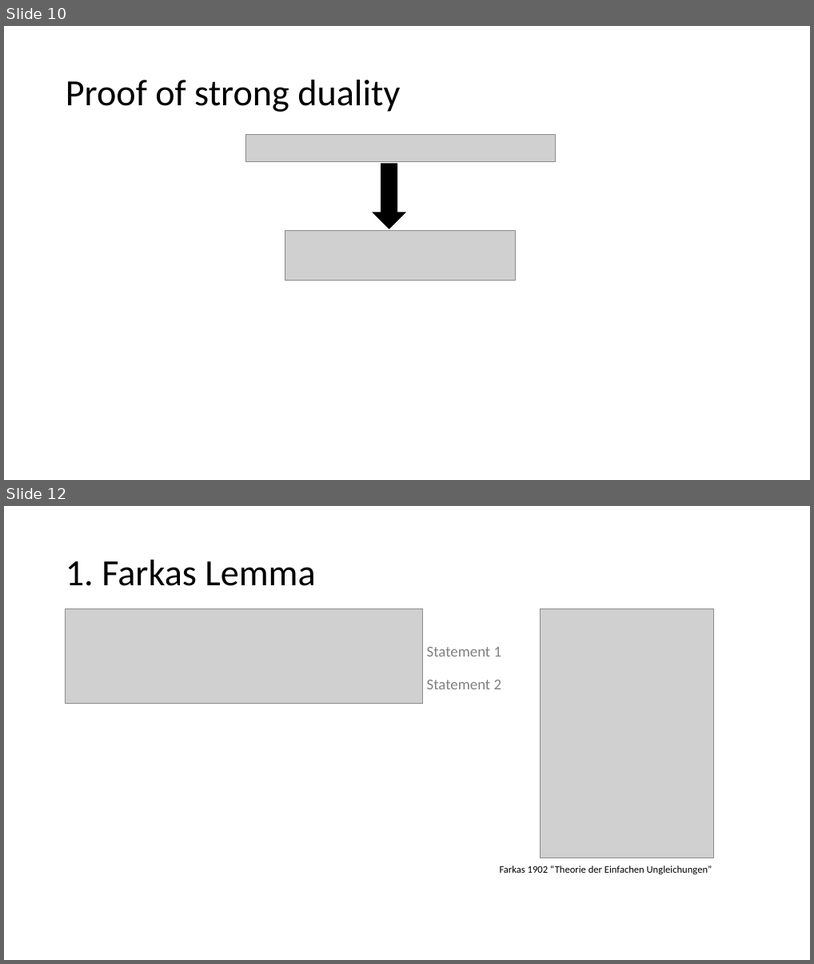
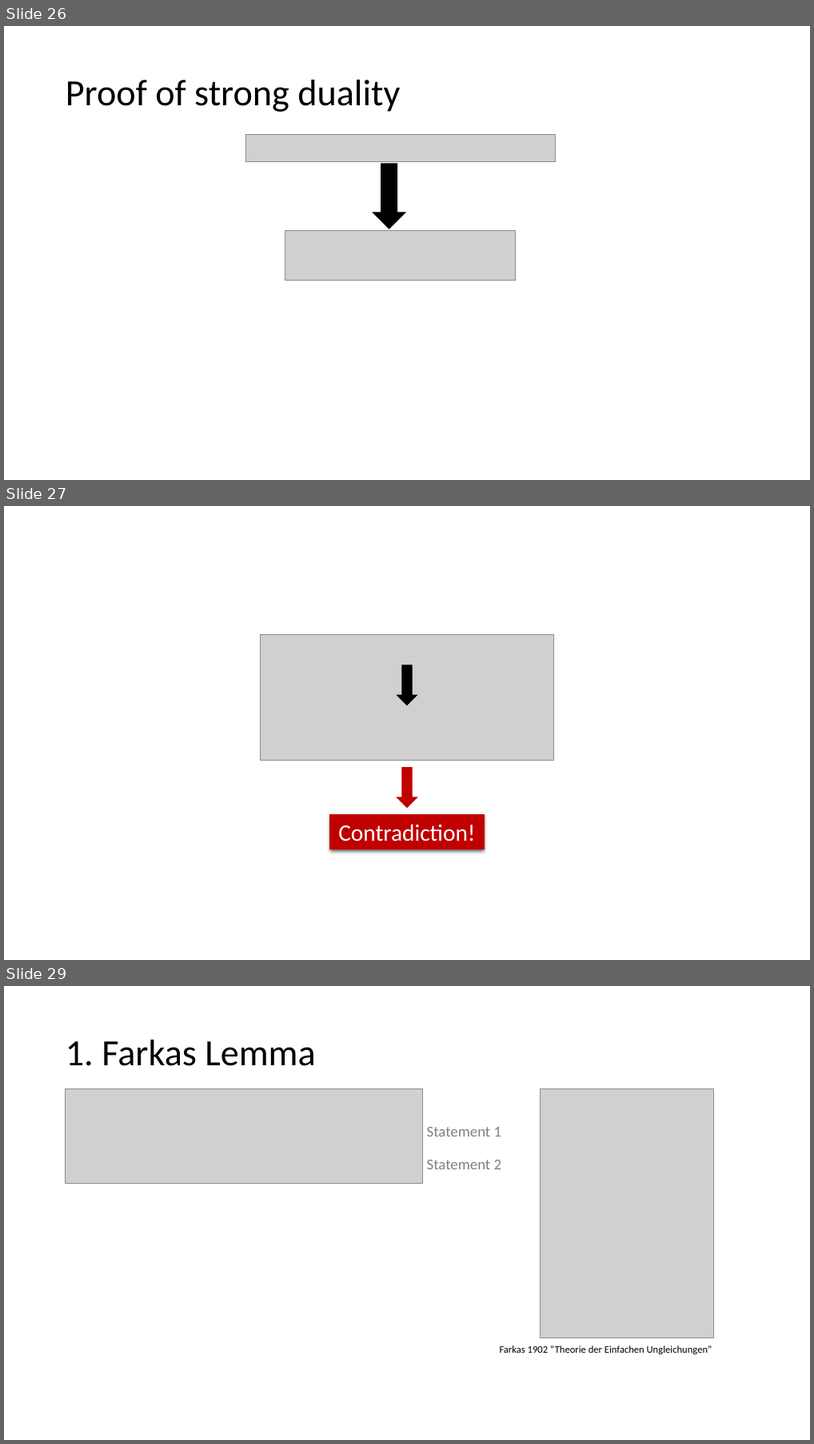
Before and after one commit to khanhnguyendata/duality, a slide deck: ppt/Duality copy.pptx. Shown one above the other, each under a label of ours: slides 10 and 12 before the commit, slides 26, 27 and 29 after it; the slides between them are not shown. The pictures are 814x964 and 814x1444 pixels, drawn with LibreOffice and Linux fonts; fonts in the diff are those of the drawing; grey boxes stand for pictures. Boxes give left, top, right and bottom in pixels: in the first picture for what was removed or moved away, otherwise in the second. Text is boxed around its words. In the diff, an @@ line names an element or a change of style, - is before the commit and + after.

```diff
--- a/ppt/Duality copy.pptx
+++ b/ppt/Duality copy.pptx
@@ slide 27 added at box(4, 506, 810, 960), background #FFFFFF @@
@@ picture added at box(261, 634, 554, 760) @@
@@ down arrow added at box(398, 665, 417, 705), fill #000000, outline #000000 1 pt @@
@@ down arrow added at box(398, 768, 417, 808), fill #C10000, outline #C10000 1 pt @@
@@ rectangle added at box(330, 815, 484, 849), fill #C00000, outline #C00000 0.75 pt, 28 pt, text #FFFFFF @@
+Contradiction!
@@ what was slide 10 is now slide 26 @@
@@ what was slide 12 is now slide 29 @@
```
Also in this commit, not shown: 2 slides changed, 16 other slides added, 2 other files.
